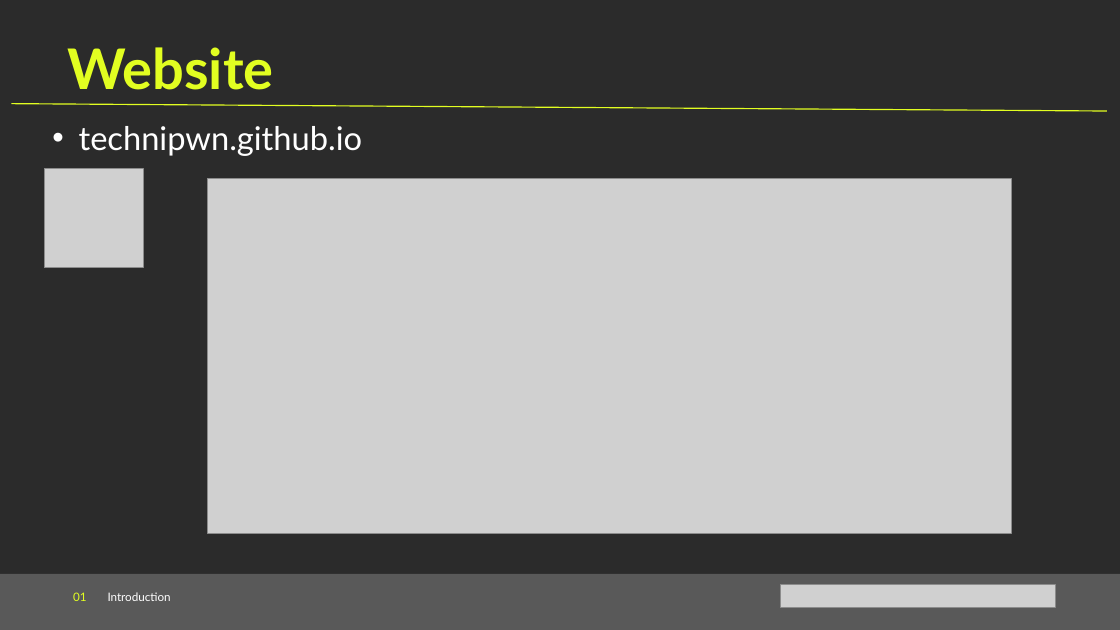
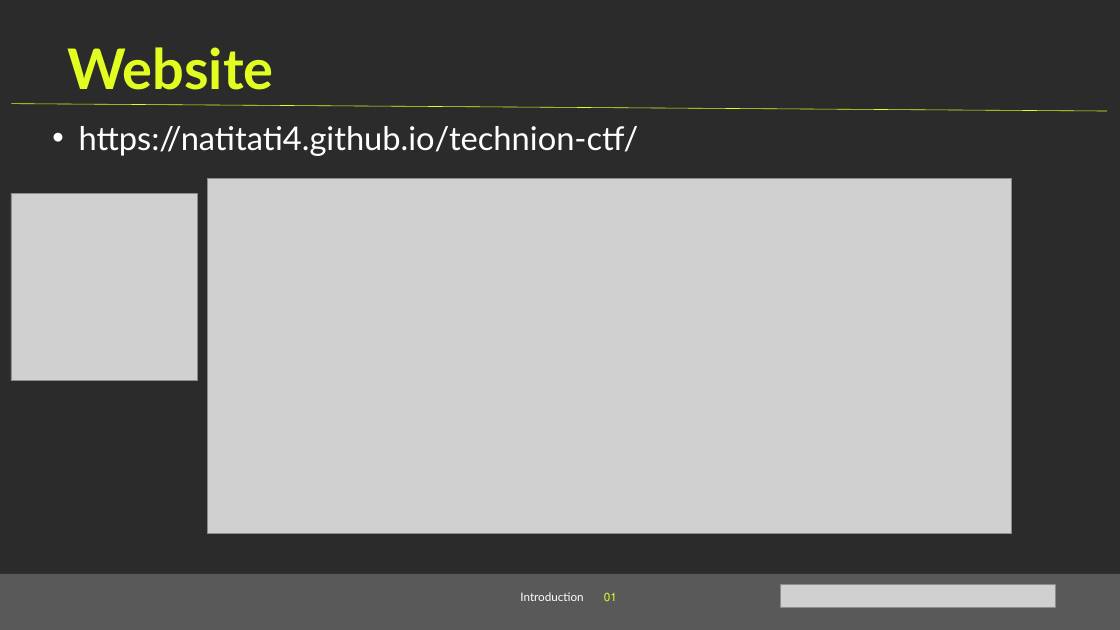
Before and after one commit to Technipwn/Technipwn.github.io, a slide deck: slide 7 of files/introduction.pptx (slide 5 before the commit). Drawn at 1120x630 pixels with LibreOffice and Linux fonts; fonts in the diff are those of the drawing; grey boxes stand for pictures; background and template pictures are left out; a plain dark background stands for a picture behind light text. Boxes give left, top, right and bottom in pixels: in the first picture for what was removed or moved away, otherwise in the second. Text is boxed around its words. In the diff, an @@ line names an element or a change of style, - is before the commit and + after.

Commit message:
Update the introduction presentation

```diff
--- a/files/introduction.pptx
+++ b/files/introduction.pptx
@@ line (12, 103) - (1107, 111): stroke #E2FE21 1 pt to #E2FE21 0.5 pt @@
@@ text at box(79, 126, 639, 156): text changed @@
-• technipwn.github.io
+• https://natitati4.github.io/technion-ctf/
@@ picture removed at box(45, 169, 144, 268) @@
@@ picture added at box(11, 193, 197, 381) @@
@@ text "01 Introduction" at box(604, 593, 617, 601): alignment left to right @@
```
Also in this commit, not shown: 5 other slides changed, 3 slides added, 11 slides removed.
